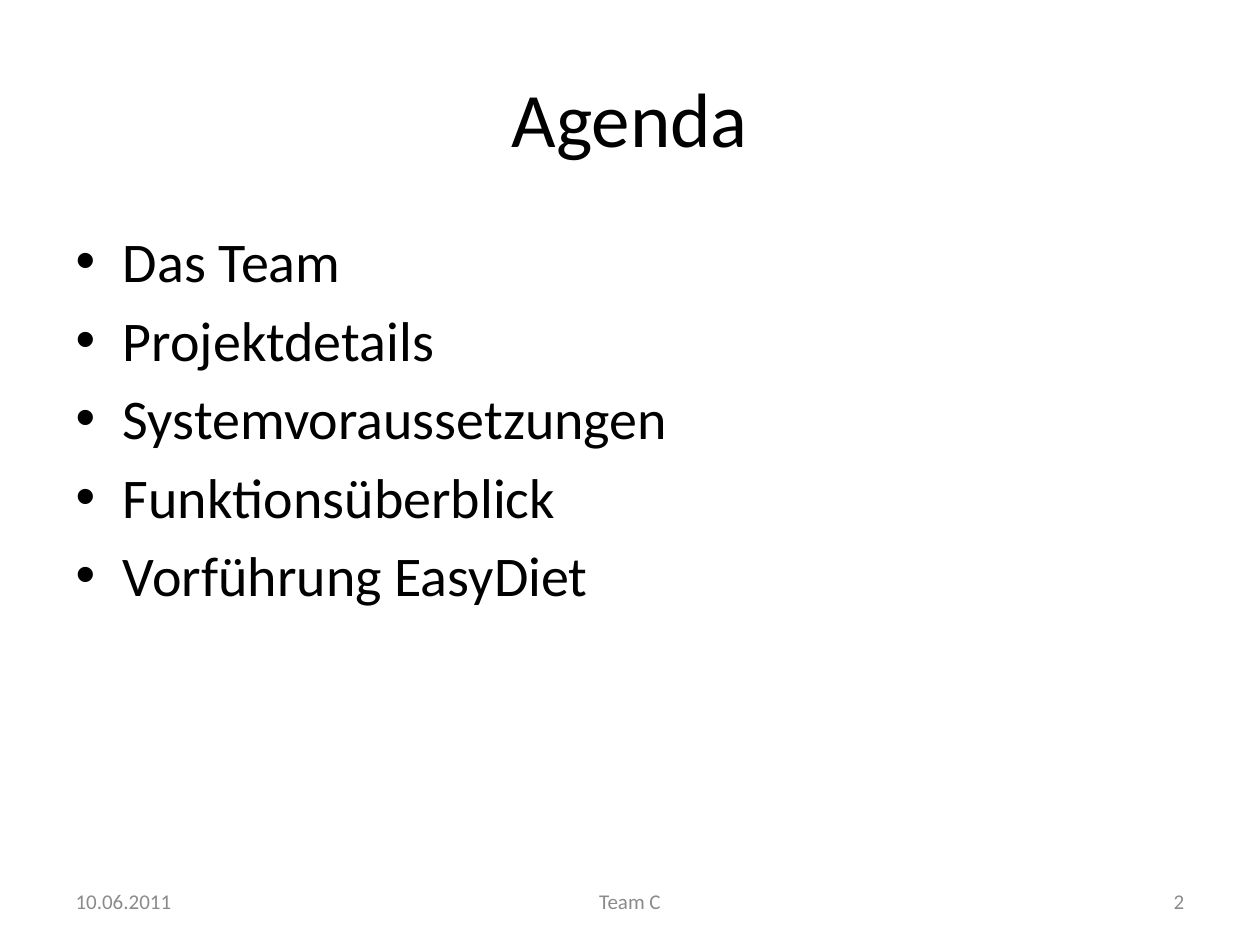
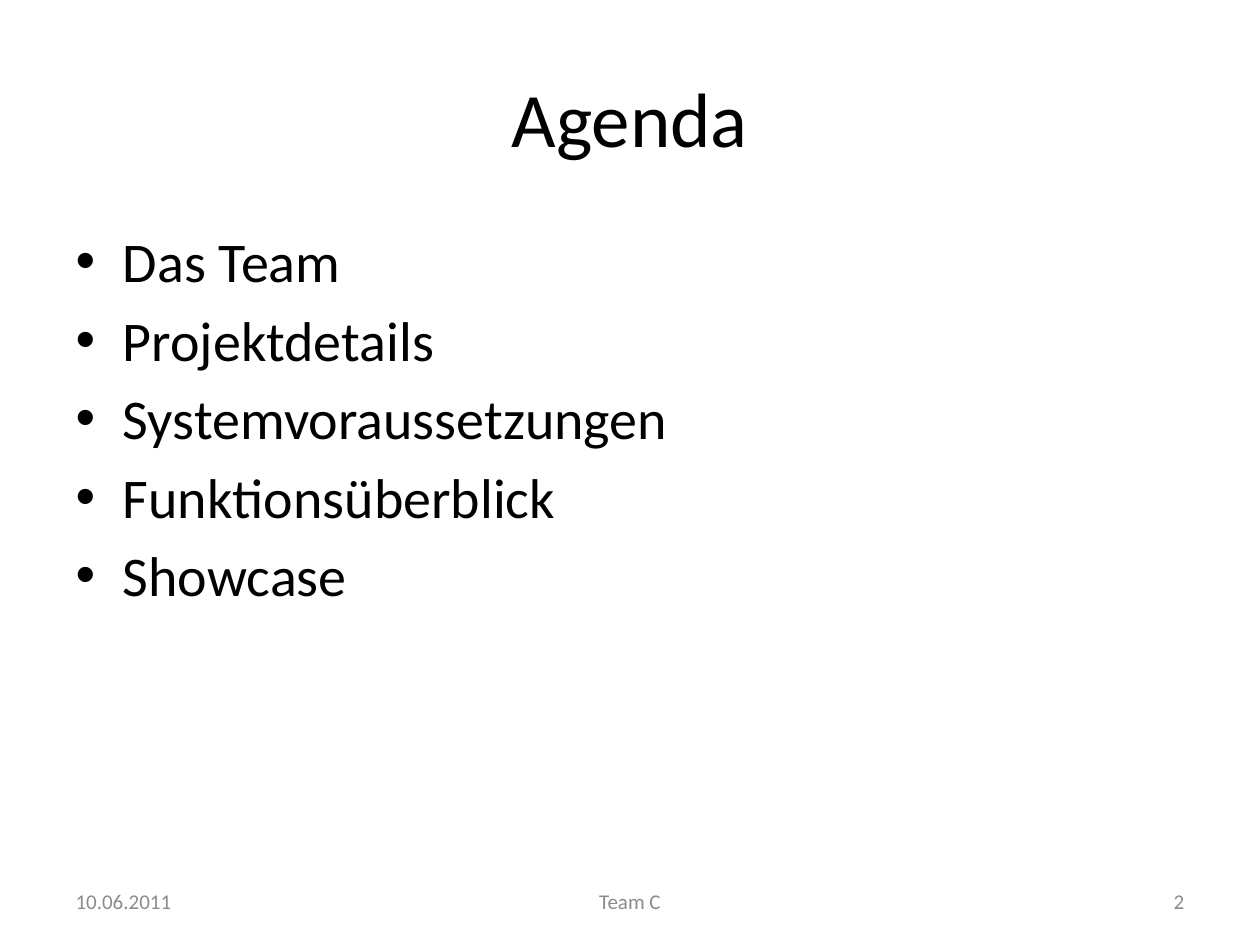
Before and after one commit to manuelTscholl/easydiet-team-c, a slide deck: slide 2 of doc/Abschluss/EasyDiet.pptx. Drawn at 1260x945 pixels with LibreOffice and Linux fonts; fonts in the diff are those of the drawing. Boxes give left, top, right and bottom in pixels: in the first picture for what was removed or moved away, otherwise in the second. Text is boxed around its words. In the diff, an @@ line names an element or a change of style, - is before the commit and + after.

```diff
--- a/doc/Abschluss/EasyDiet.pptx
+++ b/doc/Abschluss/EasyDiet.pptx
@@ text at [123,557,347,597]: text changed @@
-• Vorführung EasyDiet
+• Showcase
```
Also in this commit, not shown: 11 other slides changed, 11 slides added, 3 other files.
